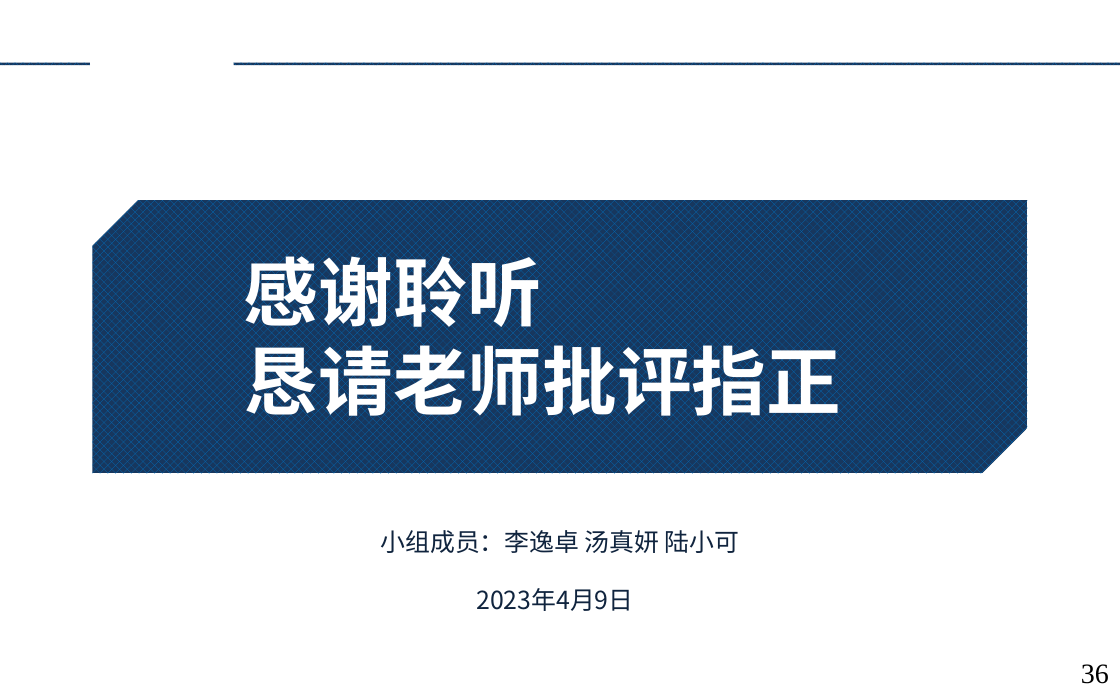
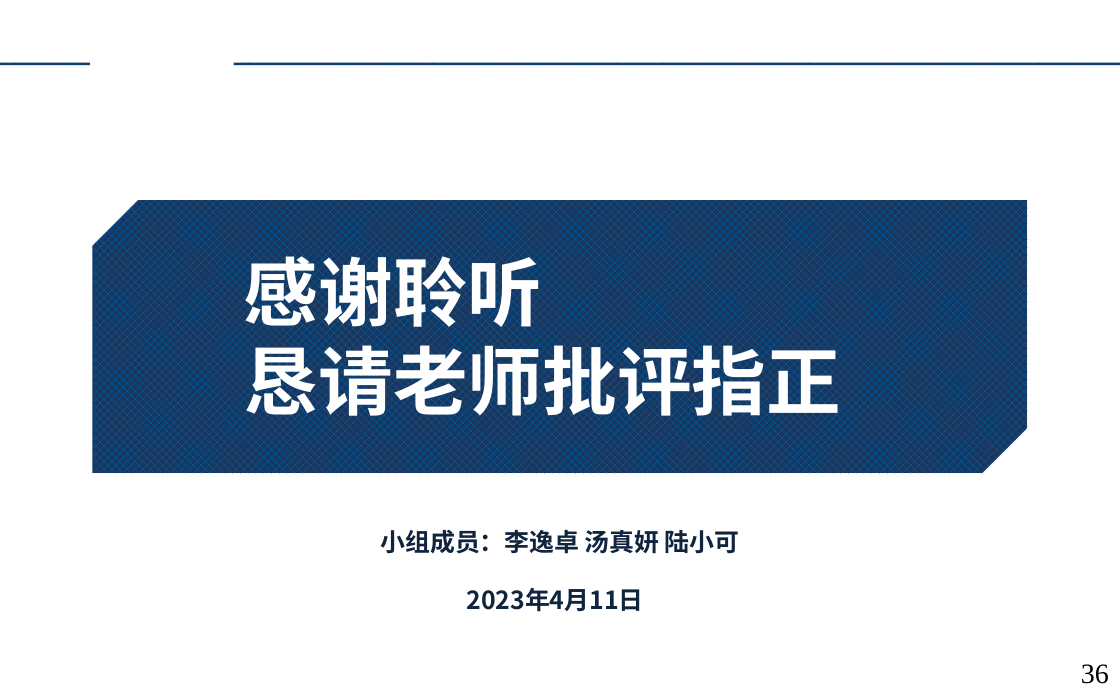
Before and after one commit to augusto-13/ErrorTheory_discussion_ppt, a slide deck: slide 36 of 2023-4-9.pptx. Drawn at 1120x700 pixels with LibreOffice and Linux fonts; fonts in the diff are those of the drawing; background and template pictures are left out. Boxes give left, top, right and bottom in pixels: in the first picture for what was removed or moved away, otherwise in the second. Text is boxed around its words. In the diff, an @@ line names an element or a change of style, - is before the commit and + after.

Commit message:
Final Version

```diff
--- a/2023-4-9.pptx
+++ b/2023-4-9.pptx
@@ text "小组成员：李逸卓 汤真妍 陆小可" at <box>381,529,740,554</box>: bold on @@
@@ text at <box>467,588,644,612</box>: text changed; bold on @@
-2023年4月9日
+2023年4月11日
```
Also in this commit, not shown: 1 other slide changed.
